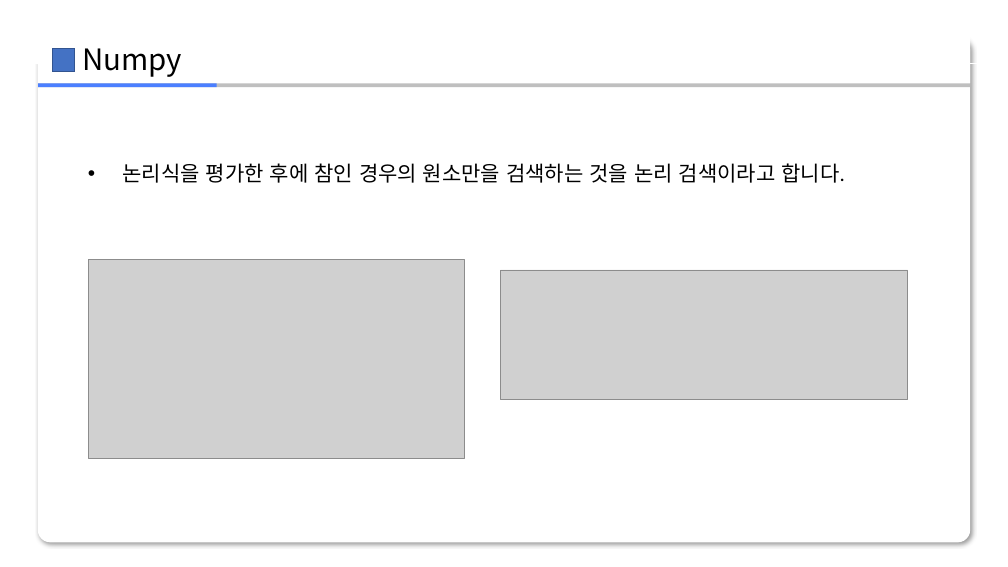
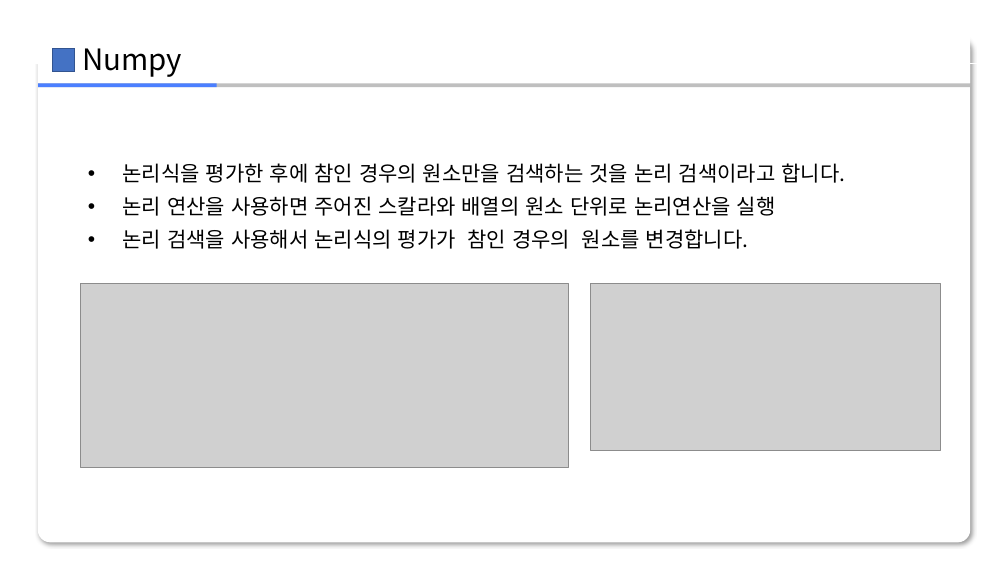
Before and after one commit to zerosum99/numpy_itple, a slide deck: slide 10 of 03장/[넘파이]03장.pptx (slide 7 before the commit). Drawn at 1008x567 pixels with LibreOffice and Linux fonts; fonts in the diff are those of the drawing; grey boxes stand for pictures; background and template pictures are left out. Boxes give left, top, right and bottom in pixels: in the first picture for what was removed or moved away, otherwise in the second. Text is boxed around its words. In the diff, an @@ line names an element or a change of style, - is before the commit and + after.

```diff
--- a/03장/[넘파이]03장.pptx
+++ b/03장/[넘파이]03장.pptx
@@ text at <box>123,196,776,249</box>: paragraphs added @@
+• 논리 연산을 사용하면 주어진 스칼라와 배열의 원소 단위로 논리연산을 실행
+• 논리 검색을 사용해서 논리식의 평가가 참인 경우의 원소를 변경합니다.
@@ picture: place and size @@
-picture at <box>88,259,464,458</box>
+picture at <box>80,284,569,468</box>
@@ picture removed at <box>501,270,908,400</box> @@
@@ picture added at <box>590,284,941,451</box> @@
```
Also in this commit, not shown: 11 other slides changed, 23 slides added, 3 slides removed, 1 other file.
